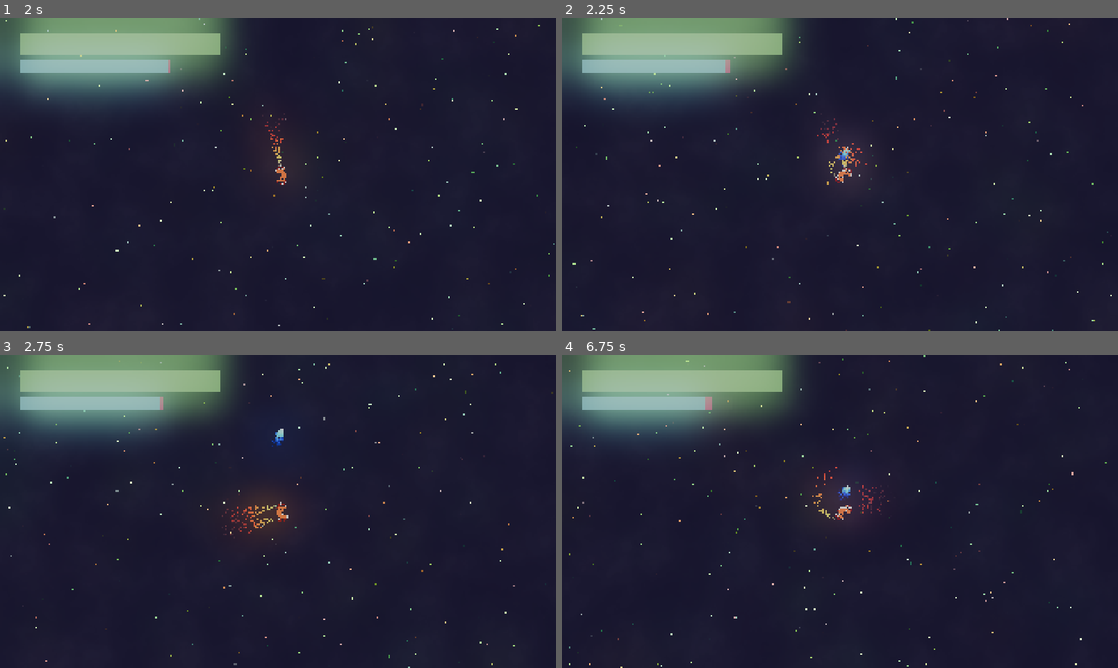
Above: before the commit, frames 1-4 (two rows, left to right).
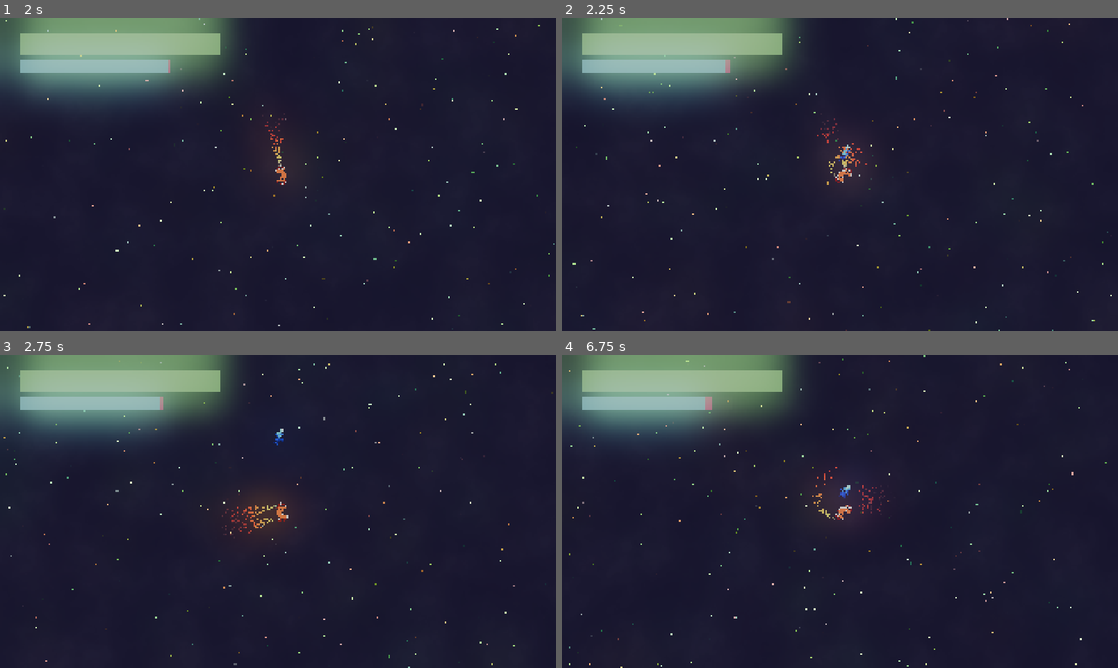
Above: after the commit, the same moments.

Repository: Lunix-420/OrbitOfPain
Game: Godot game, scene res://scenes/world/World.tscn
Same seed, same stepped clock (60 frames per second), same inputs: the game is played once before the commit and once after it. Sound files missing from this copy of the repository are replaced by a short silence.
Inputs (mouse positions are in pixels of both pictures, inside the frame that each line leads up to):
- Up to frame 1 (2 s): click "START" at 0.5 s; tap Enter (action_start_next_wave) at 1.25 s; move the mouse to (400, 158) at 1.27 s; hold D (move_right) from 1.28 s (still down); hold Ctrl (action_shield) from 1.28 s (still down)
- Up to frame 2 (2.25 s): move the mouse to (728, 190) at 2.02 s; release D (move_right) at 2.03 s; release Ctrl (action_shield) at 2.03 s; hold S (move_backwards) from 2.03 s (still down); tap Space (action_shoot) at 2.1 s
- Up to frame 3 (2.75 s): keep holding S (move_backwards)
- Up to frame 4 (6.75 s): move the mouse to (895, 442) at 2.77 s; release S (move_backwards) at 2.78 s; hold D (move_right) 2.78-3.53 s; tap Enter (action_start_next_wave) at 2.85 s; move the mouse to (812, 574) at 3.52 s; hold W (move_forward) 3.53-4.28 s; tap Shift (action_teleport) at 3.6 s; move the mouse to (1006, 558) at 4.27 s; hold E (move_turn_ccw) 4.28-5.03 s; hold A (move_left) 4.28-5.78 s; move the mouse to (673, 464) at 5.02 s; tap Q (move_turn_cw) at 5.1 s; move the mouse to (867, 511) at 5.77 s; hold S (move_backwards) 5.78-6.53 s; hold Ctrl (action_shield) 5.78-6.53 s; move the mouse to (756, 433) at 6.52 s; hold D (move_right) from 6.53 s (still down); tap Space (action_shoot) at 6.6 s

Frame 1 is identical in both runs. In frame 2, less than 0.1% of the frame differs, in the area x 49-52%, y 40-48%; in frame 3, less than 0.1%; in frame 4, less than 0.1%, in the area x 49-52%, y 41-47%.

Commit message:
fix: Imrpove performance

Diff:
--- a/project.godot
+++ b/project.godot
@@ -92,9 +92,14 @@
 ]
 }
 
+[physics]
+
+2d/run_on_separate_thread=true
+
 [rendering]
 
 textures/canvas_textures/default_texture_filter=0
 renderer/rendering_method="gl_compatibility"
 renderer/rendering_method.mobile="gl_compatibility"
+textures/vram_compression/import_etc2_astc=true
 viewport/hdr_2d=true
--- a/scenes/projectiles/ChaserProjectile.tscn
+++ b/scenes/projectiles/ChaserProjectile.tscn
@@ -38,9 +38,8 @@
 shape = SubResource("CircleShape2D_kq07p")
 
 [node name="GPUParticles2D" type="GPUParticles2D" parent="."]
-amount = 200
+amount = 100
 lifetime = 0.1
-fixed_fps = 60
 process_material = SubResource("ParticleProcessMaterial_oon8e")
 
 [node name="AudioStreamPlayer2D" type="AudioStreamPlayer2D" parent="."]
--- a/scenes/projectiles/CruiserProjectile.tscn
+++ b/scenes/projectiles/CruiserProjectile.tscn
@@ -40,9 +40,8 @@
 shape = SubResource("CircleShape2D_kq07p")
 
 [node name="GPUParticles2D" type="GPUParticles2D" parent="."]
-amount = 200
+amount = 100
 lifetime = 0.1
-fixed_fps = 60
 process_material = SubResource("ParticleProcessMaterial_jucd3")
 
 [node name="AudioStreamPlayer2D" type="AudioStreamPlayer2D" parent="."]
--- a/scenes/projectiles/Plasma.tscn
+++ b/scenes/projectiles/Plasma.tscn
@@ -36,9 +36,8 @@
 shape = SubResource("CircleShape2D_kq07p")
 
 [node name="GPUParticles2D" type="GPUParticles2D" parent="."]
-amount = 200
+amount = 100
 lifetime = 0.1
-fixed_fps = 60
 process_material = SubResource("ParticleProcessMaterial_oon8e")
 
 [node name="AudioStreamPlayer2D" type="AudioStreamPlayer2D" parent="."]
--- a/scenes/projectiles/SpiralProjectile.tscn
+++ b/scenes/projectiles/SpiralProjectile.tscn
@@ -38,9 +38,8 @@
 shape = SubResource("CircleShape2D_kq07p")
 
 [node name="GPUParticles2D" type="GPUParticles2D" parent="."]
-amount = 200
+amount = 100
 lifetime = 0.1
-fixed_fps = 60
 process_material = SubResource("ParticleProcessMaterial_xm7ml")
 
 [node name="AudioStreamPlayer2D" type="AudioStreamPlayer2D" parent="."]
--- a/scenes/projectiles/WaveProjectile.tscn
+++ b/scenes/projectiles/WaveProjectile.tscn
@@ -38,9 +38,8 @@
 shape = SubResource("CircleShape2D_kq07p")
 
 [node name="GPUParticles2D" type="GPUParticles2D" parent="."]
-amount = 200
+amount = 100
 lifetime = 0.1
-fixed_fps = 60
 process_material = SubResource("ParticleProcessMaterial_v0iwy")
 
 [node name="AudioStreamPlayer2D" type="AudioStreamPlayer2D" parent="."]
Not shown, changed: export_presets.cfg
